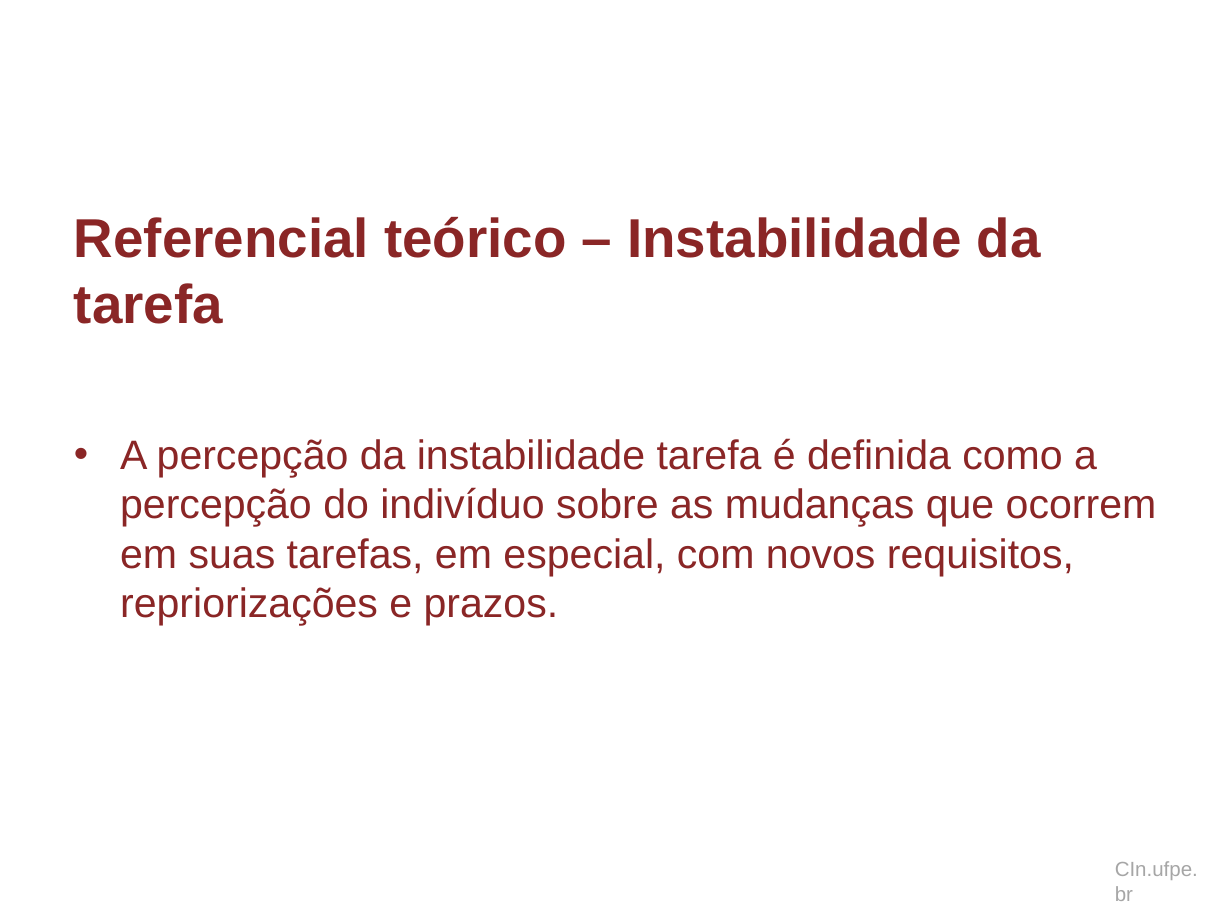
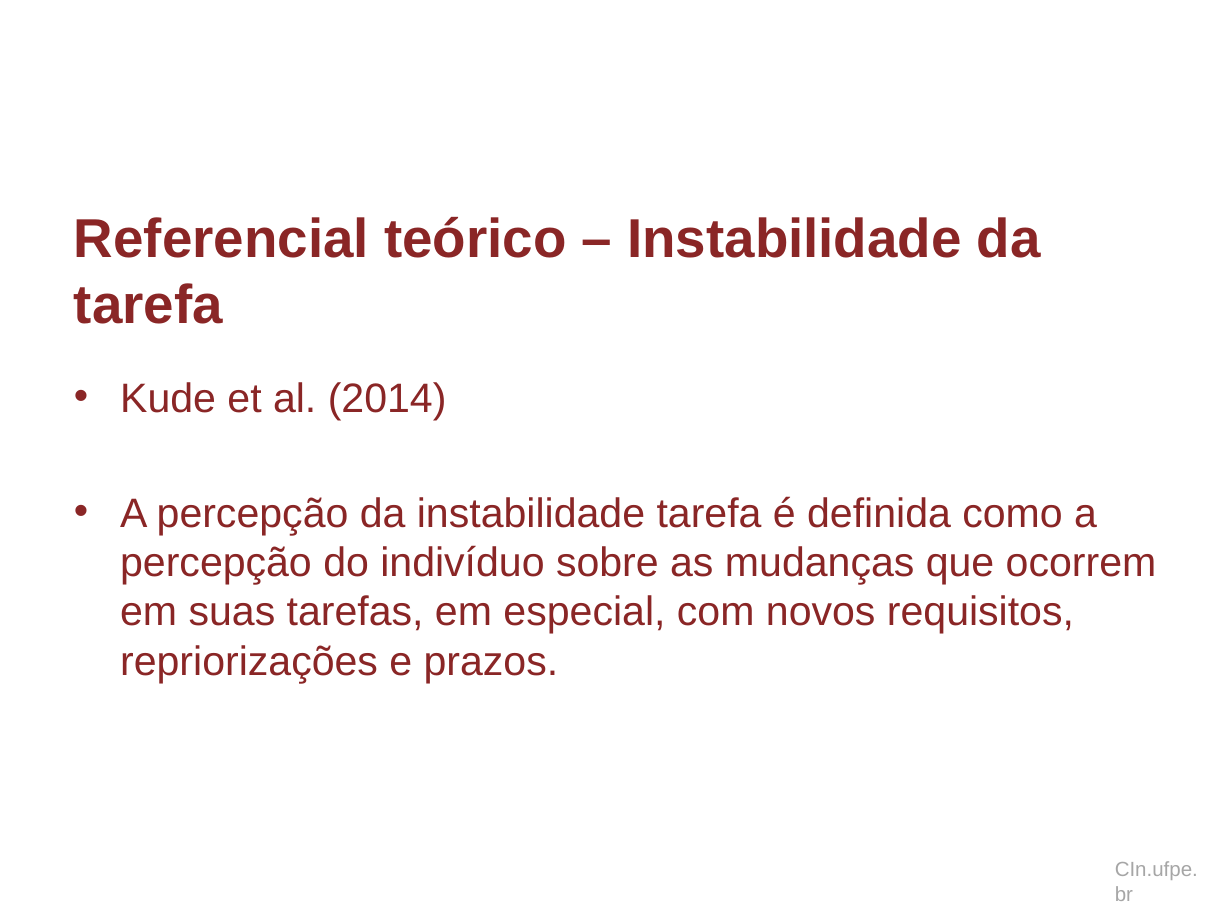
Before and after one commit to dan1lo/doutoradoR, a slide deck: slide 32 of apresentacao doutorado.pptx. Drawn at 1232x924 pixels with LibreOffice and Linux fonts; fonts in the diff are those of the drawing; background and template pictures are left out. Boxes give left, top, right and bottom in pixels: in the first picture for what was removed or moved away, otherwise in the second. Text is boxed around its words. In the diff, an @@ line names an element or a change of style, - is before the commit and + after.

```diff
--- a/apresentacao doutorado.pptx
+++ b/apresentacao doutorado.pptx
@@ text at (x1=120, y1=382, x2=447, y2=420): paragraph added @@
+• Kude et al. (2014)
```
Also in this commit, not shown: 9 other slides changed, 7 slides added.
